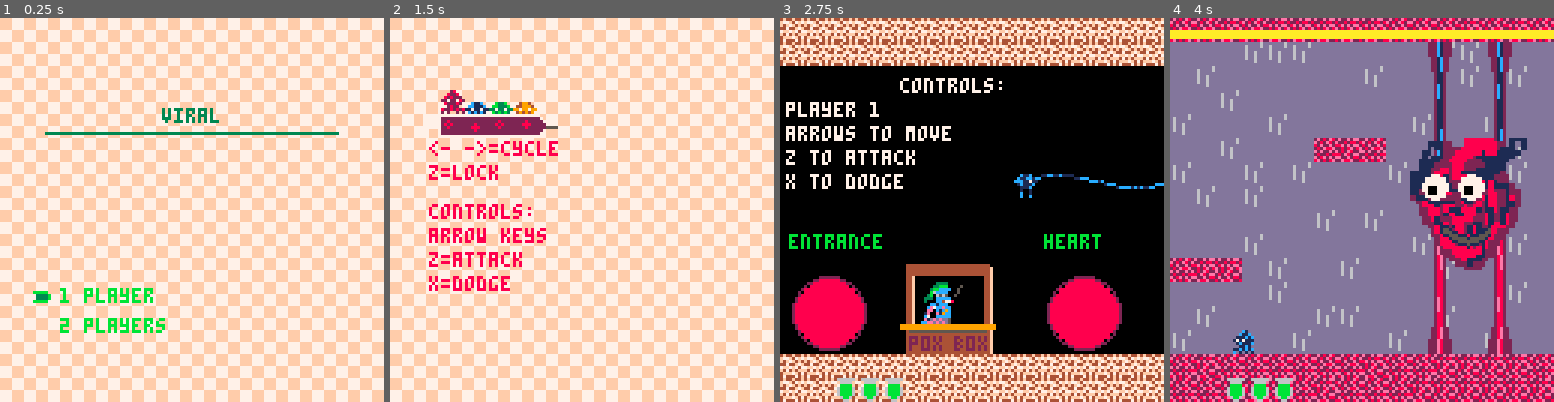
Above: before the commit, frames 1-4 (left to right).
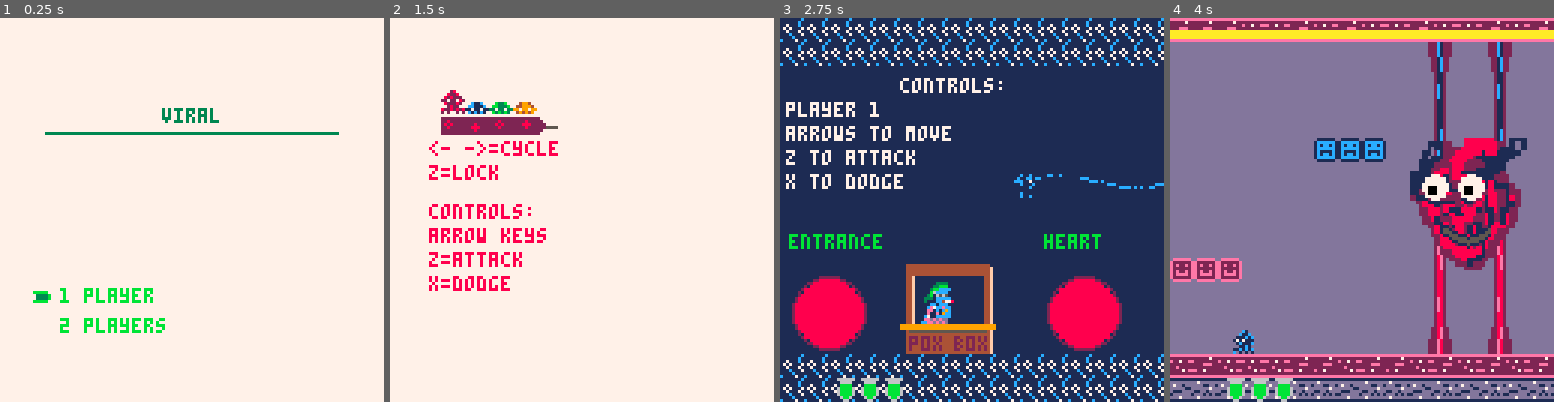
Above: after the commit, the same moments.

Repository: Von-dy/Game_Design_Final_Project
Game: PICO-8 cartridge current_build.p8
Same seed, same stepped clock (60 frames per second), same inputs: the game is played once before the commit and once after it.
Inputs:
- Up to frame 1 (0.25 s): no input
- Up to frame 2 (1.5 s): tap X (X key) at 0.33, 1.07 s; tap O (Z key) at 0.7 s
- Up to frame 3 (2.75 s): hold Right 1.6-2.1 s; tap O (Z key) at 1.7, 2.1, 2.5 s; tap X (X key) at 1.85 s; hold Up 2.15-2.42 s; hold Right from 2.47 s (still down)
- Up to frame 4 (4 s): tap O (Z key) at 2.9, 3.3, 3.7 s; tap X (X key) at 2.97 s; release Right at 3.03 s; hold Left 3.08-3.58 s; hold Down 3.63-3.97 s

The runs differ from the first frame. In frame 1, 49% of the frame differs, in the area x 0-100%, y 0-100%; in frame 2, 47%; in frame 3, 86%; in frame 4, 16%.

Commit message:
Added Map/Sprite Changes

Diff:
--- a/current_build.p8
+++ b/current_build.p8
@@ -1385,7 +1385,7 @@
 
 function draw_lungs()
 --rib cage
-for i=10, 64, 16 do
+for i=16, 64, 14 do
  local s_down=i/8
  sspr(56, 109, 33, 15, 64, i, 72-s_down, 22-s_down/2)
  sspr(56, 109, 33, 15, -8+s_down, i, 72-s_down, 22-s_down/2, true)
@@ -1797,168 +1797,168 @@
 
 
 __gff__
-0000000000000000000000000000000000000000000000000000000000000000000000000000000000000000000000000000000000000000000000000000000000010100010101011010000010010001000000000000000000000000000000000101101000100100000000000000000001010101000000000000000000000000
+0000000000000000000000000000000000000000000000000000000000000000000000000000000000000000000000000000000000000000000000000000000001010100010101011010000010010001010100000101000000000000000000000101101000100100000000000000000001010101010100000000000000000000
 0000000000000000000000000000000000000000000000000000000000000000000000000000000000000000000000000000000000000000000000000000000000000000000000000000000000000000000000000000000000000000000000000000000000000000000000000000000000000000000000000000000000000000
 __map__
-2929292929292929292929292929292940404040404040404040404040404040414170417070707070414141704170414444444444444444444444444444444400000000000000000000000000000000000000000000000000000000000000000000000000000000000000000000000000000000000000000000000000000000
-2929292929292929292929292929292940404040404040404040404040404040434343505050434343434350504343436e6f6e6f6e6f6e6f6e6f6e6f6e6f6e6f00000000000000000000000000000000000000000000000000000000000000000000000000000000000000000000000000000000000000000000000000000000
-2929292929292929292929292929292940404040404040404040404040404040435043434343434350434343504350437e7f7e7f7e7f7e7f7e7f7e7f7e7f7e7f00000000000000000000000000000000000000000000000000000000000000000000000000000000000000000000000000000000000000000000000000000000
-2929292929292929292929292929292940404040404040404040404040404040434350434343434343434343434343436c6d6c6d6c6d6c6d6c6d6c6d6c6d6c6d00000000000000000000000000000000000000000000000000000000000000000000000000000000000000000000000000000000000000000000000000000000
-2929292929292929292929292929292940404040404040404040404040404040504343435043434343435043435043437c7d7c7d7c7d7c7d7c7d7c7d7c7d7c7d00000000000000000000000000000000000000000000000000000000000000000000000000000000000000000000000000000000000000000000000000000000
-2929292929292929292929292929292940404040404040404040404040404040434350434343417041434343435050436e6f6e6f6e6f6e6f6e6f6e6f6e6f6e6f00000000000000000000000000000000000000000000000000000000000000000000000000000000000000000000000000000000000000000000000000000000
-2929292929292929292929292929292940404040404040404040404040404040504343504350434343504343504350437e7f7e7f7e7f7e7f7e7f7e7f7e7f7e7f00000000000000000000000000000000000000000000000000000000000000000000000000000000000000000000000000000000000000000000000000000000
-2929292929292929292929292929292940404040404040404040404040404040435043504343434343434343434343436e6f6e6f6e6f6e6f6e6f6e6f6e6f6e6f00000000000000000000000000000000000000000000000000000000000000000000000000000000000000000000000000000000000000000000000000000000
-2929292929292929292929292929292940404040404040404040404040404040434343434343504350434343434343437e7f7e7f7e7f7e7f7e7f7e7f7e7f7e7f00000000000000000000000000000000000000000000000000000000000000000000000000000000000000000000000000000000000000000000000000000000
-2929292929292929292929292929292940404040404040404040404040404040434343504343434343435043434350436c6d6c6d6c6d6c6d6c6d6c6d6c6d6c6d00000000000000000000000000000000000000000000000000000000000000000000000000000000000000000000000000000000000000000000000000000000
-2929292929292929292929292929292940404040404040404040404040404040417070435043435043434350434343437c7d7c7d7c7d7c7d7c7d7c7d7c7d7c7d00000000000000000000000000000000000000000000000000000000000000000000000000000000000000000000000000000000000000000000000000000000
-2929292929292929292929292929292940404040404040404040404040404040434343435043434343434343434350436e6f6e6f6e6f6e6f6e6f6e6f6e6f6e6f00000000000000000000000000000000000000000000000000000000000000000000000000000000000000000000000000000000000000000000000000000000
-2929292929292929292929292929292940404040404040404040404040404040435043434343505043434350434343437e7f7e7f7e7f7e7f7e7f7e7f7e7f7e7f00000000000000000000000000000000000000000000000000000000000000000000000000000000000000000000000000000000000000000000000000000000
-2929292929292929292929292929292940404040404040404040404040404040504343434350434343504343435043434e4e4e6e6e6e6e4e4e4e4e6e6e6e4e4e00000000000000000000000000000000000000000000000000000000000000000000000000000000000000000000000000000000000000000000000000000000
-2929292929292929292929292929292940404040404040404040404040404040417041414141414170414170707070414f4f4f4e4e4e4e4f4f4f4f4e4e4e4f4f00000000000000000000000000000000000000000000000000000000000000000000000000000000000000000000000000000000000000000000000000000000
-2929292929292929292929292929292940404040404040404040404040404040414141704141704141417070707070704f4f4f494949494f4f4f4f4949494f4f00000000000000000000000000000000000000000000000000000000000000000000000000000000000000000000000000000000000000000000000000000000
-414141414141414141414141414141414a4a4a4a4a4a4a4a4a4a4a4a4a4a4a4a444444444444444444444444444444440000000000000000000000000000000000000000000000000000000000000000000000000000000000000000000000000000000000000000000000000000000000000000000000000000000000000000
-434343434343434343434343434343434a4a4a4a4a4a4a4a4a4a4a4a4a4a4a4a444444444444444444444444444444440000000000000000000000000000000000000000000000000000000000000000000000000000000000000000000000000000000000000000000000000000000000000000000000000000000000000000
-434343434343434343434343434343434a4a4a4a4a4a4a4a4a4a4a4a4a4a4a4a530000000000000000000000000000000000000000000000000000000000000000000000000000000000000000000000000000000000000000000000000000000000000000000000000000000000000000000000000000000000000000000000
-434343434343434343434343434343434a4a4a4a4a4a4a4a4a4a4a4a4a4a4a4a530000000000000000000000000000000000000000000000000000000000000000000000000000000000000000000000000000000000000000000000000000000000000000000000000000000000000000000000000000000000000000000000
-434343434343434343434343434343434a4a4a4a4a4a4a4a4a4a4a4a4a4a4a4a530000000000000000000000000000000000000000000000000000000000000000000000000000000000000000000000000000000000000000000000000000000000000000000000000000000000000000000000000000000000000000000000
-434343434343434343434343434343434a4a4a4a4a4a4a4a4a4a4a4a4a4a4a4a530000000000000000000000000000000000000000000000000000000000000000000000000000000000000000000000000000000000000000000000000000000000000000000000000000000000000000000000000000000000000000000000
-434343434343434343434343434343434a4a4a4a4a4a4a4a4a4a4a4a4a4a4a4a530000000000000000000000000000000000000000000000000000000000000000000000000000000000000000000000000000000000000000000000000000000000000000000000000000000000000000000000000000000000000000000000
-434343434343434343434343434343434a4a4a4a4a4a4a4a4a4a4a4a4a4a4a4a000000000000000000000000000000000000000000000000000000000000000000000000000000000000000000000000000000000000000000000000000000000000000000000000000000000000000000000000000000000000000000000000
-434343434343434343434343434343434a4a4a4a4a4a4a4a4a4a4a4a4a4a4a4a000000000000000000000000000000000000000000000000000000000000000000000000000000000000000000000000000000000000000000000000000000000000000000000000000000000000000000000000000000000000000000000000
-434343434343434343434343434343434a4a4a4a4a4a4a4a4a4a4a4a4a4a4a4a000000000000000000000000000000000000000000000000000000000000000000000000000000000000000000000000000000000000000000000000000000000000000000000000000000000000000000000000000000000000000000000000
-434141434343434343434343434141434a4a4a4a4a4a4a4a4a4a4a4a4a4a4a4a0000000000cccdcecf000000000000000000000000000000000000000000000000000000000000000000000000000000000000000000000000000000000000000000000000000000000000000000000000000000000000000000000000000000
-434343434343434343434343434343434a4a4a4a4a4a4a4a4a4a4a4a4a4a4a4a0000000000dcdddedf000000000000000000000000000000000000000000000000000000000000000000000000000000000000000000000000000000000000000000000000000000000000000000000000000000000000000000000000000000
-434343434343434343434343434343434a4a4a4a4a4a4a4a4a4a4a4a4a4a4a4a0000000000ecedeeef000000000000000000000000000000000000000000000000000000000000000000000000000000000000000000000000000000000000000000000000000000000000000000000000000000000000000000000000000000
-434343434343434343434343434343434a4a4a4a4a4a4a4a4a4a4a4a4a4a4a4a0000000000fcfdfeff000000000000000000000000000000000000000000000000000000000000000000000000000000000000000000000000000000000000000000000000000000000000000000000000000000000000000000000000000000
-434346464646464343464646464643434a4a4a4a4a4a4a4a4a4a4a4a4a4a4a4a444444444444444444444444444444440000000000000000000000000000000000000000000000000000000000000000000000000000000000000000000000000000000000000000000000000000000000000000000000000000000000000000
-434346464646464343464646464643434a4a4a4a4a4a4a4a4a4a4a4a4a4a4a4a444444444444444444444444444444440000000000000000000000000000000000000000000000000000000000000000000000000000000000000000000000000000000000000000000000000000000000000000000000000000000000000000
-…(130 lines of a section not shown)…
+292929292929292929292929292929294a4a4a4a4a4a4a4a4a4a4a4a4a4a4a4a414141404041404140404140404140414444444444444444444444444444444400000000000000000000000000000000000000000000000000000000000000000000000000000000000000000000000000000000000000000000000000000000
+292929292929292929292929292929294a4a4a4a4a4a4a4a4a4a4a4a4a4a4a4a686868686868686868686868686868686e6f6e6f6e6f6e6f6e6f6e6f6e6f6e6f00000000000000000000000000000000000000000000000000000000000000000000000000000000000000000000000000000000000000000000000000000000
+292929292929292929292929292929294a4a4a4a4a4a4a4a4a4a4a4a4a4a4a4a686868686868686868686868686868687e7f7e7f7e7f7e7f7e7f7e7f7e7f7e7f00000000000000000000000000000000000000000000000000000000000000000000000000000000000000000000000000000000000000000000000000000000
+292929292929292929292929292929294a4a4a4a4a4a4a4a4a4a4a4a4a4a4a4a686868686868686868686868686868686c6d6c6d6c6d6c6d6c6d6c6d6c6d6c6d00000000000000000000000000000000000000000000000000000000000000000000000000000000000000000000000000000000000000000000000000000000
+292929292929292929292929292929294a4a4a4a4a4a4a4a4a4a4a4a4a4a4a4a686868686868686868686868686868687c7d7c7d7c7d7c7d7c7d7c7d7c7d7c7d00000000000000000000000000000000000000000000000000000000000000000000000000000000000000000000000000000000000000000000000000000000
+292929292929292929292929292929294a4a4a4a4a4a4a4a4a4a4a4a4a4a4a4a686868686868717171686868686868686e6f6e6f6e6f6e6f6e6f6e6f6e6f6e6f00000000000000000000000000000000000000000000000000000000000000000000000000000000000000000000000000000000000000000000000000000000
+292929292929292929292929292929294a4a4a4a4a4a4a4a4a4a4a4a4a4a4a4a686868686868686868686868686868687e7f7e7f7e7f7e7f7e7f7e7f7e7f7e7f00000000000000000000000000000000000000000000000000000000000000000000000000000000000000000000000000000000000000000000000000000000
+292929292929292929292929292929294a4a4a4a4a4a4a4a4a4a4a4a4a4a4a4a686868686868686868686868686868686e6f6e6f6e6f6e6f6e6f6e6f6e6f6e6f00000000000000000000000000000000000000000000000000000000000000000000000000000000000000000000000000000000000000000000000000000000
+292929292929292929292929292929294a4a4a4a4a4a4a4a4a4a4a4a4a4a4a4a686868686868686868686868686868687e7f7e7f7e7f7e7f7e7f7e7f7e7f7e7f00000000000000000000000000000000000000000000000000000000000000000000000000000000000000000000000000000000000000000000000000000000
+292929292929292929292929292929294a4a4a4a4a4a4a4a4a4a4a4a4a4a4a4a686868686868686868686868686868686c6d6c6d6c6d6c6d6c6d6c6d6c6d6c6d00000000000000000000000000000000000000000000000000000000000000000000000000000000000000000000000000000000000000000000000000000000
+292929292929292929292929292929294a4a4a4a4a4a4a4a4a4a4a4a4a4a4a4a707070686868686868686868686868687c7d7c7d7c7d7c7d7c7d7c7d7c7d7c7d00000000000000000000000000000000000000000000000000000000000000000000000000000000000000000000000000000000000000000000000000000000
+292929292929292929292929292929294a4a4a4a4a4a4a4a4a4a4a4a4a4a4a4a686868686868686868686868686868686e6f6e6f6e6f6e6f6e6f6e6f6e6f6e6f00000000000000000000000000000000000000000000000000000000000000000000000000000000000000000000000000000000000000000000000000000000
+292929292929292929292929292929294a4a4a4a4a4a4a4a4a4a4a4a4a4a4a4a686868686868686868686868686868687e7f7e7f7e7f7e7f7e7f7e7f7e7f7e7f00000000000000000000000000000000000000000000000000000000000000000000000000000000000000000000000000000000000000000000000000000000
+292929292929292929292929292929294a4a4a4a4a4a4a4a4a4a4a4a4a4a4a4a686868686868686868686868686868684e4e4e6e6e6e6e4e4e4e4e6e6e6e4e4e00000000000000000000000000000000000000000000000000000000000000000000000000000000000000000000000000000000000000000000000000000000
+292929292929292929292929292929294a4a4a4a4a4a4a4a4a4a4a4a4a4a4a4a404140404041414041414041404140414f4f4f4e4e4e4e4f4f4f4f4e4e4e4f4f00000000000000000000000000000000000000000000000000000000000000000000000000000000000000000000000000000000000000000000000000000000
+292929292929292929292929292929294a4a4a4a4a4a4a4a4a4a4a4a4a4a4a4a505150505051515051515051505150514f4f4f494949494f4f4f4f4949494f4f00000000000000000000000000000000000000000000000000000000000000000000000000000000000000000000000000000000000000000000000000000000
+787878787878787878787878787878784a4a4a4a4a4a4a4a4a4a4a4a4a4a4a4a444444444444444444444444444444440000000000000000000000000000000000000000000000000000000000000000000000000000000000000000000000000000000000000000000000000000000000000000000000000000000000000000
+646564656564656465646464656464654a4a4a4a4a4a4a4a4a4a4a4a4a4a4a4a444444444444444444444444444444440000000000000000000000000000000000000000000000000000000000000000000000000000000000000000000000000000000000000000000000000000000000000000000000000000000000000000
+686868686868686868686868686868684a4a4a4a4a4a4a4a4a4a4a4a4a4a4a4a787878787878787878787878787878780000000000000000000000000000000000000000000000000000000000000000000000000000000000000000000000000000000000000000000000000000000000000000000000000000000000000000
+686868686868686868686868686868684a4a4a4a4a4a4a4a4a4a4a4a4a4a4a4a787878787878787878787878787878780000000000000000000000000000000000000000000000000000000000000000000000000000000000000000000000000000000000000000000000000000000000000000000000000000000000000000
+686868686868686868686868686868684a4a4a4a4a4a4a4a4a4a4a4a4a4a4a4a787878787878787878787878787878780000000000000000000000000000000000000000000000000000000000000000000000000000000000000000000000000000000000000000000000000000000000000000000000000000000000000000
+686868686868686868686868686868684a4a4a4a4a4a4a4a4a4a4a4a4a4a4a4a787878787878787878787878787878780000000000000000000000000000000000000000000000000000000000000000000000000000000000000000000000000000000000000000000000000000000000000000000000000000000000000000
+686868686868686868686868686868684a4a4a4a4a4a4a4a4a4a4a4a4a4a4a4a787878787878787878787878787878780000000000000000000000000000000000000000000000000000000000000000000000000000000000000000000000000000000000000000000000000000000000000000000000000000000000000000
+686868686868686868686868686868684a4a4a4a4a4a4a4a4a4a4a4a4a4a4a4a787878787878787878787878787878780000000000000000000000000000000000000000000000000000000000000000000000000000000000000000000000000000000000000000000000000000000000000000000000000000000000000000
+686868686868686868686868686868684a4a4a4a4a4a4a4a4a4a4a4a4a4a4a4a787878787878787878787878787878780000000000000000000000000000000000000000000000000000000000000000000000000000000000000000000000000000000000000000000000000000000000000000000000000000000000000000
+686868686868686868686868686868684a4a4a4a4a4a4a4a4a4a4a4a4a4a4a4a787878787878787878787878787878780000000000000000000000000000000000000000000000000000000000000000000000000000000000000000000000000000000000000000000000000000000000000000000000000000000000000000
+687475686868686868686868687475684a4a4a4a4a4a4a4a4a4a4a4a4a4a4a4a7878787878cccdcecf787878787878780000000000000000000000000000000000000000000000000000000000000000000000000000000000000000000000000000000000000000000000000000000000000000000000000000000000000000
+686868686868686868686868686868684a4a4a4a4a4a4a4a4a4a4a4a4a4a4a4a7878787878dcdddedf787878787878780000000000000000000000000000000000000000000000000000000000000000000000000000000000000000000000000000000000000000000000000000000000000000000000000000000000000000
+686868686868686868686868686868684a4a4a4a4a4a4a4a4a4a4a4a4a4a4a4a7878787878ecedeeef787878787878780000000000000000000000000000000000000000000000000000000000000000000000000000000000000000000000000000000000000000000000000000000000000000000000000000000000000000
+686868686868686868686868686868684a4a4a4a4a4a4a4a4a4a4a4a4a4a4a4a7878787878fcfdfeff787878787878780000000000000000000000000000000000000000000000000000000000000000000000000000000000000000000000000000000000000000000000000000000000000000000000000000000000000000
+686844444544456868444544454568684a4a4a4a4a4a4a4a4a4a4a4a4a4a4a4a444444444444444444444444444444440000000000000000000000000000000000000000000000000000000000000000000000000000000000000000000000000000000000000000000000000000000000000000000000000000000000000000
+686854545554556868545554555568684a4a4a4a4a4a4a4a4a4a4a4a4a4a4a4a444444444444444444444444444444440000000000000000000000000000000000000000000000000000000000000000000000000000000000000000000000000000000000000000000000000000000000000000000000000000000000000000
+…(130 lines of a section not shown)…
Not shown, changed: 62 lines of the sprite sheet (__gfx__) section of current_build.p8
